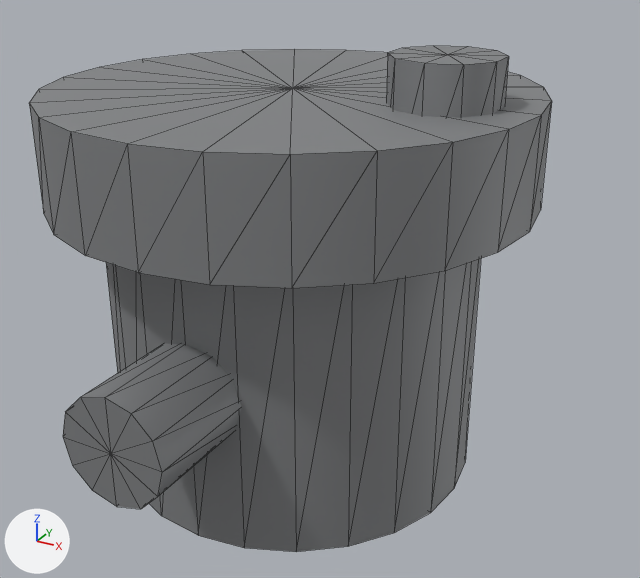
The glTF model public/parts/egr-valve.glb as it was, and as the next commit left it.
Camera for both pictures: a camera (50 mm lens) standing at (-19.5, -105.5, -242.8) and looking at (-65.6, -21.7, -284.7). Every picture has the same lights, and +X, +Y and +Z are marked at lower left. The picture after the commit comes second. Mesh edges are drawn as thin lines. Where no turn or scale is listed for an object, it has been applied to the vertices. Vertices at exactly the same position are counted once.

Names of what the first picture shows: 'egr-valve:castAlu'.
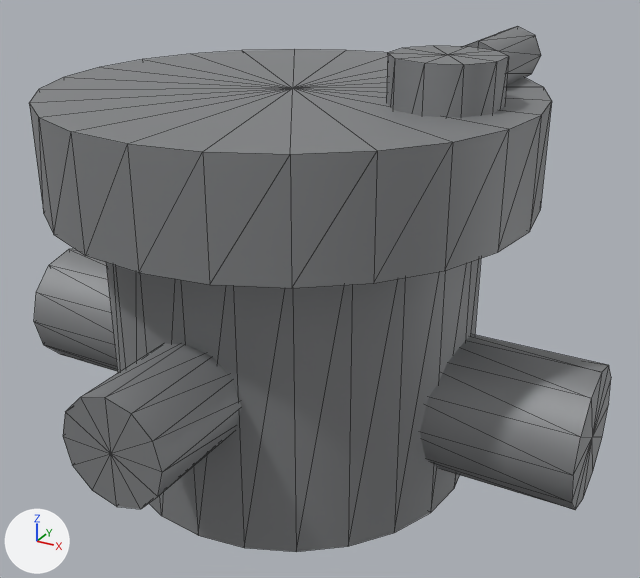
Where the newer file only moved an object's origin or applied its transform, the numbers keep the older frame.

Pixel boxes [x1, y1, x2, y2] of what changed, in the pictures (640 x 578 px):
'egr-valve:castAlu', reshaped (11% wider)
    before: [29, 46, 552, 552]
    after: [29, 26, 611, 552]
part 1 of me_mesh_0, added
    after: [465, 26, 541, 86]
part 2 of me_mesh_0, added
    after: [34, 249, 117, 371]
part 3 of me_mesh_0, added
    after: [420, 334, 611, 510]

The change in detail:
me_mesh_0 is used by ob_egr_valve_castalu; location (-70.0, -23.0, -282.5).
me_mesh_0 had 148 vertices, 280 faces and spanned x -28.0..28.0, y -31.0..31.0, z -25.5..25.5.
me_mesh_0 now has 218 vertices, 408 faces and spans x -37.0..37.0, y -31.0..31.0, z -25.5..25.7.
me_mesh_0 part 1: a new loose piece, an 8-sided cylinder along y spanning x 14.8..21.2, y 12.0..26.0, z 19.3..25.7, in mat_castalu (grey #96989a).
me_mesh_0 part 2: a new loose piece, a 12-sided cylinder along x spanning x -37.0..-15.0, y -5.0..11.0, z -21.5..-5.5, in mat_castalu (grey #96989a).
me_mesh_0 part 3: a new loose piece, a 12-sided cylinder along x spanning x 15.0..37.0, y -5.0..11.0, z -21.5..-5.5, in mat_castalu (grey #96989a).
